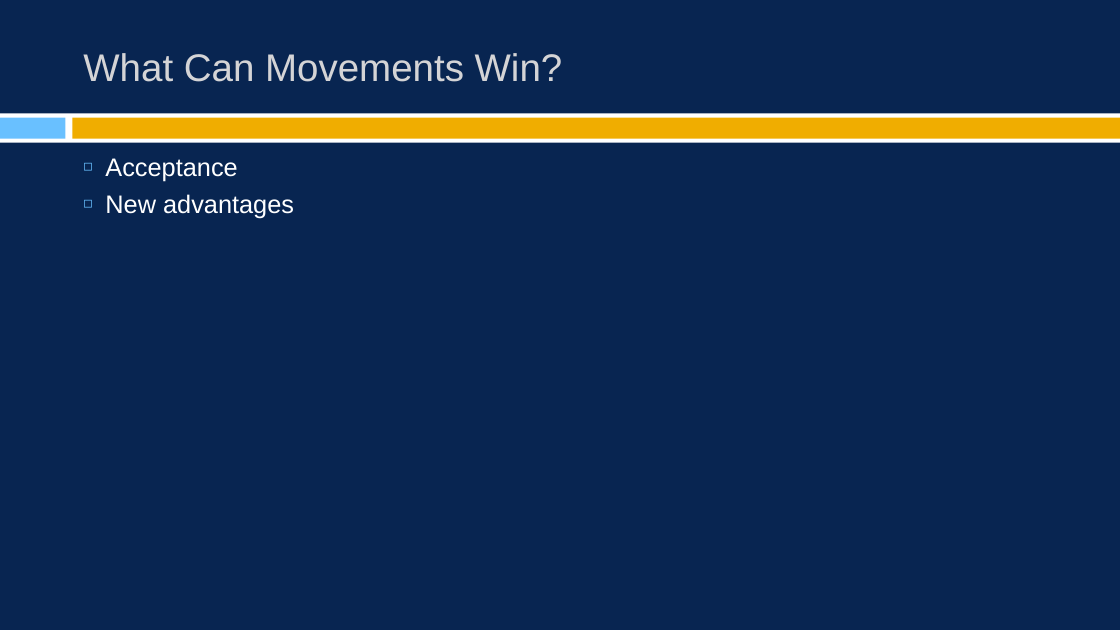
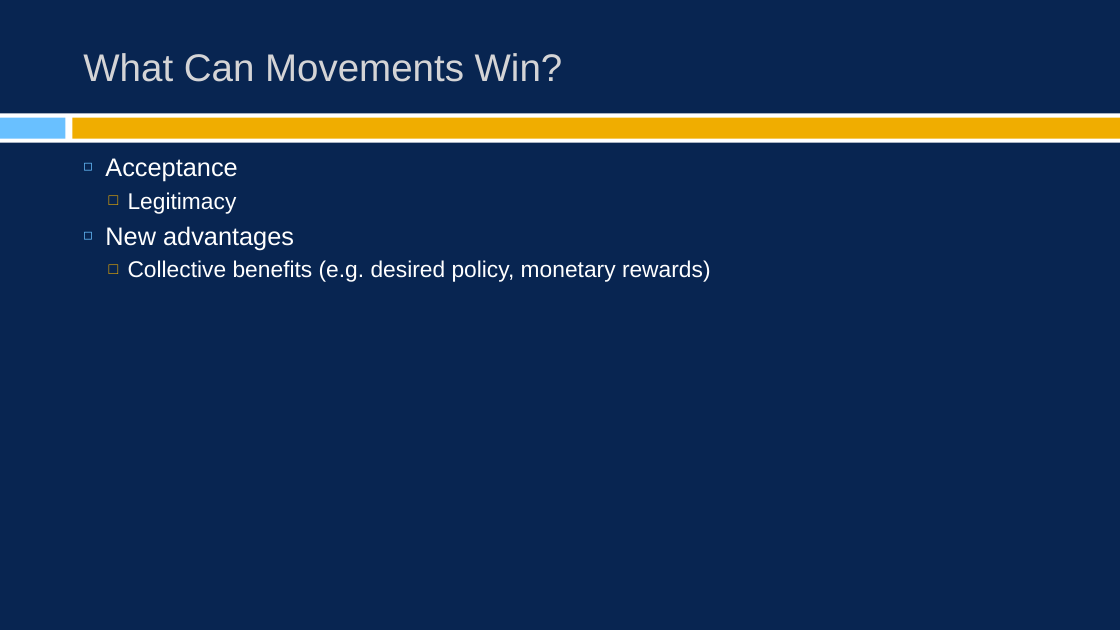
Before and after one commit to burrelvannjr/movements_csuf, a slide deck: slide 11 of ppts/notes/ch_6.pptx. Drawn at 1120x630 pixels with LibreOffice and Linux fonts; fonts in the diff are those of the drawing. Boxes give left, top, right and bottom in pixels: in the first picture for what was removed or moved away, otherwise in the second. Text is boxed around its words. In the diff, an @@ line names an element or a change of style, - is before the commit and + after.

```diff
--- a/ppts/notes/ch_6.pptx
+++ b/ppts/notes/ch_6.pptx
@@ text at [128,192,237,214]: paragraph added @@
+  □ Legitimacy
@@ text at [128,260,711,282]: paragraph added @@
+  □ Collective benefits (e.g. desired policy, monetary rewards)
```
Also in this commit, not shown: 7 other slides changed, 1 slide added, 18 other files.
